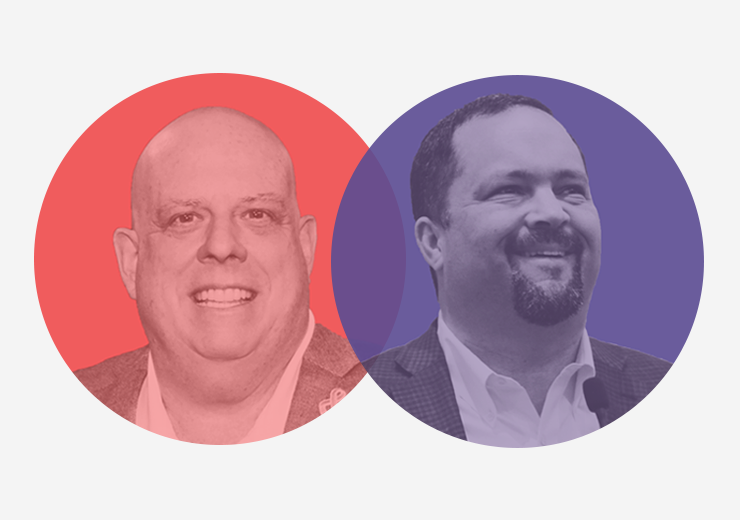
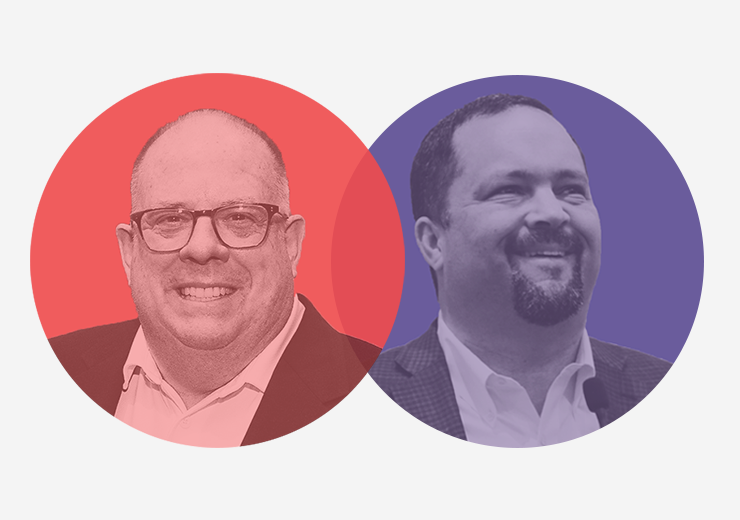
Layered file, before and after one edit (740x520). Changes by layer:
added layer "hogan" (90%) above "Rectangle 1 copy" over (30, 73, 405, 448)
hid "Rectangle 1 copy" (2nd of 2) over (30, 73, 406, 448)
hid "Ellipse 1" (2nd of 2) over (34, 73, 406, 445)
